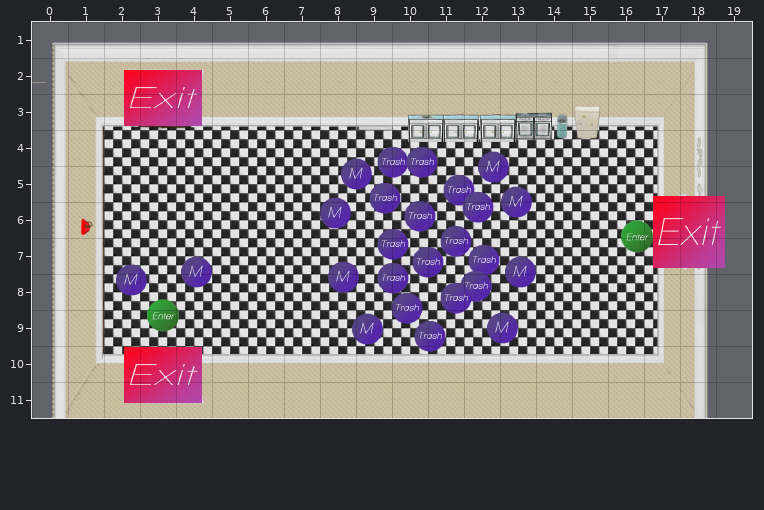
Two versions of a level (Tiled map, Tiled Maps/Kitchen_Dirty.tmx). This is how it looked before the edit.
Cells are 100x100 px. Shown: x 0..19, y 1..11.
The result:
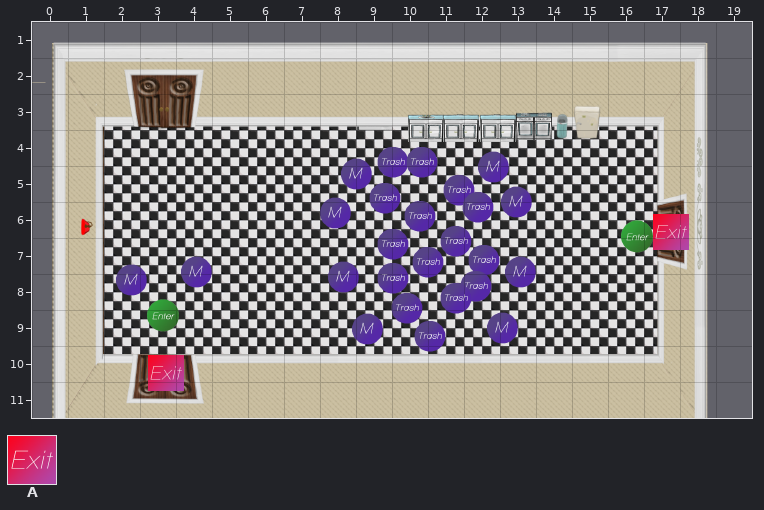
Key: from "ExitObject": A 0.
Objects are placed by their top-left corner, in cells (3,4 is the top-left corner of cell 3,4); size is 1x1 cell unless given.
From old to new:
--- layer "Entrance_Exits"
-A "ToBathroom" at 17.3,5.8 size 2x2
+A "ToBathroom" at 17.3,6.3
-A "ToDining" at 2.6,10 size 2.2x1.6
+A "ToDining" at 3.2,10.3
-A "Backyard" at 2.6,2.3 size 2.2x1.6
